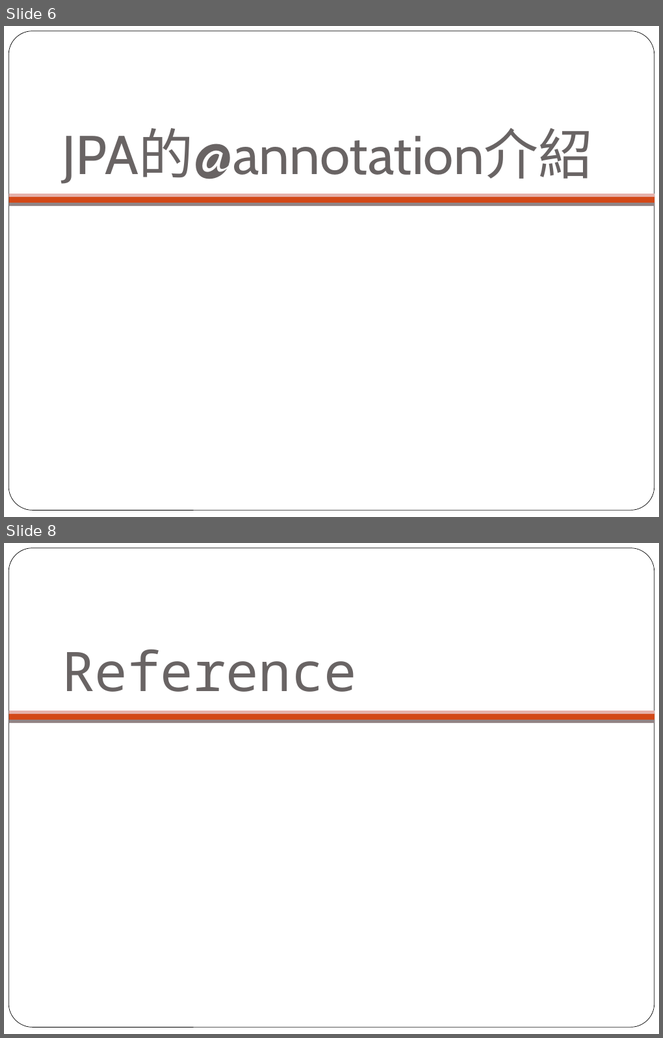
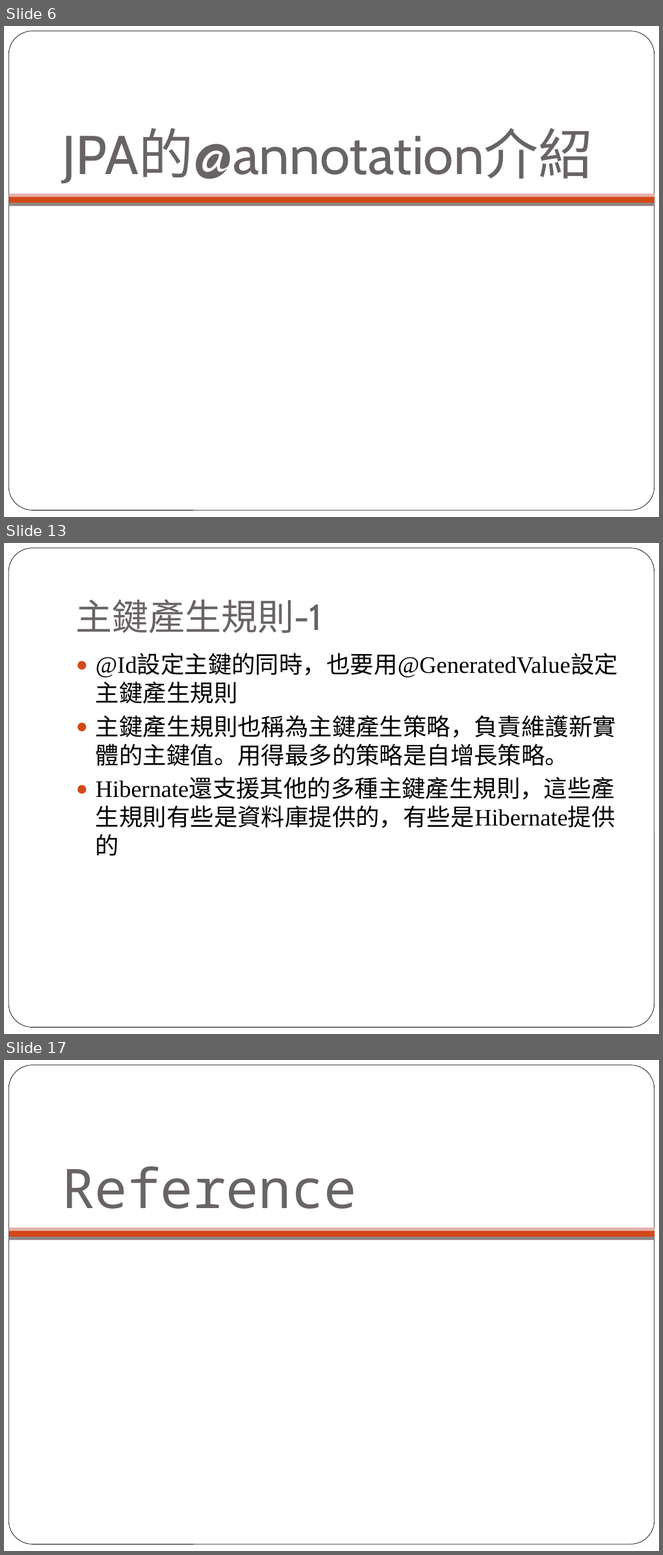
Before and after one commit to lontn/spring-jpa, a slide deck: doc/Spring JPA配置.pptx. Shown one above the other, each under a label of ours: slides 6 and 8 before the commit, slides 6, 13 and 17 after it; the slides between them are not shown. The pictures are 663x1038 and 663x1555 pixels, drawn with LibreOffice and Linux fonts; fonts in the diff are those of the drawing; background and template pictures are left out. Boxes give left, top, right and bottom in pixels: in the first picture for what was removed or moved away, otherwise in the second. Text is boxed around its words. In the diff, an @@ line names an element or a change of style, - is before the commit and + after.

Commit message:
# 增加投影片的內容與環境設定的改變

```diff
--- a/doc/Spring JPA配置.pptx
+++ b/doc/Spring JPA配置.pptx
@@ slide 13 added at (4, 543, 659, 1034), background #FFFFFF; not listed: 1 template element that a slide beside it also shows @@
@@ title added at (76, 599, 322, 633), 40 pt, text #696464 @@
+主鍵產生規則-1
@@ text added at (96, 655, 618, 828), 26 pt, text #000000 @@
+● @Id設定主鍵的同時，也要用@GeneratedValue設定主鍵產生規則
+● 主鍵產生規則也稱為主鍵產生策略，負責維護新實體的主鍵值。用得最多的策略是自增長策略。
+● Hibernate還支援其他的多種主鍵產生規則，這些產生規則有些是資料庫提供的，有些是Hibernate提供的
@@ what was slide 8 is now slide 17 @@
```
Also in this commit, not shown: 1 slide changed, 8 other slides added, 2 other files.
